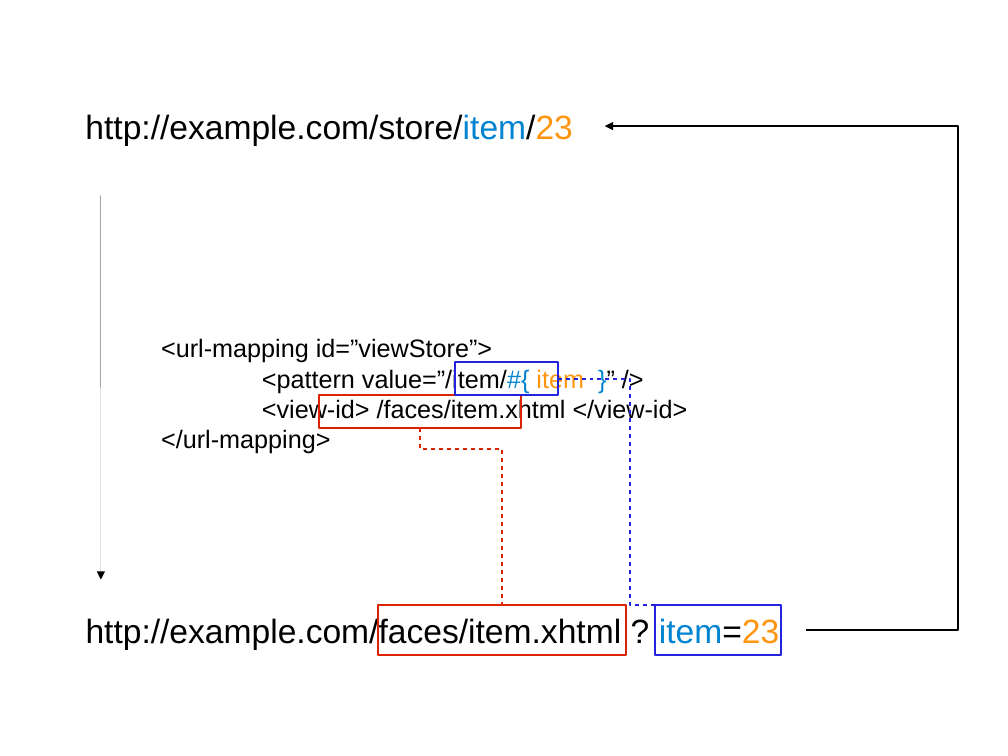
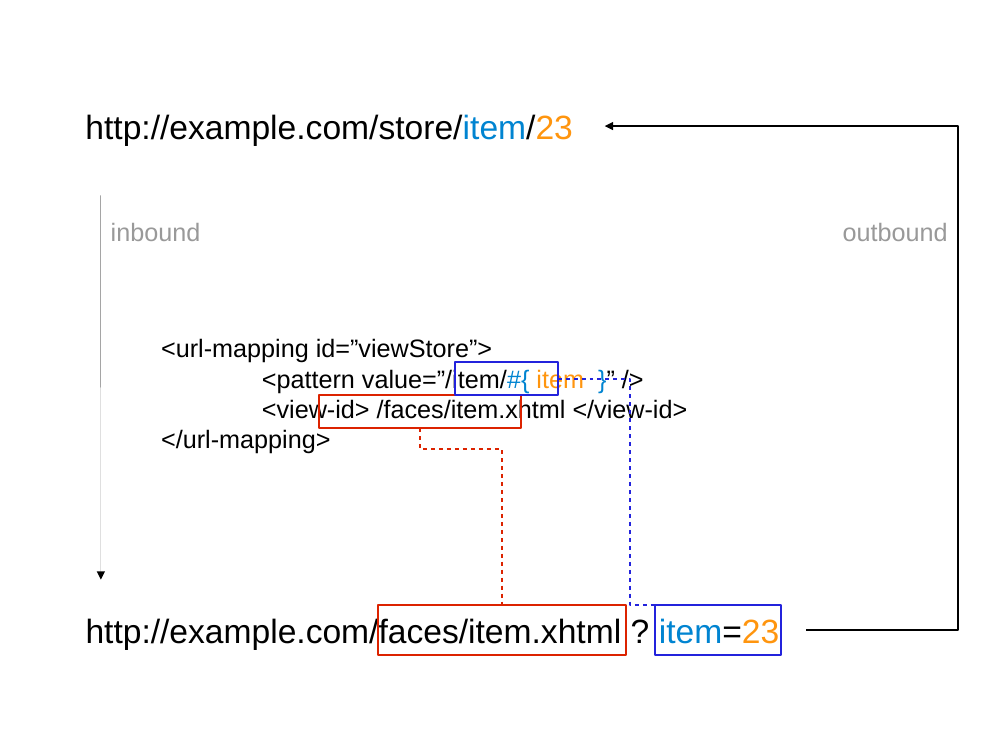
Before and after one commit to lincolnthree/talks, a slide deck: slide 64 of 2011_Beautiful_Java_EE_JAXConf.odp. Drawn at 1008x756 pixels with LibreOffice and Linux fonts; fonts in the diff are those of the drawing. Boxes give left, top, right and bottom in pixels: in the first picture for what was removed or moved away, otherwise in the second. Text is boxed around its words. In the diff, an @@ line names an element or a change of style, - is before the commit and + after.

Commit message:
added labels to rewrite slide

```diff
--- a/2011_Beautiful_Java_EE_JAXConf.odp
+++ b/2011_Beautiful_Java_EE_JAXConf.odp
@@ text added at [111, 223, 201, 241], 18 pt, text #999999 @@
+inbound
@@ text added at [843, 223, 948, 241], 18 pt, text #999999 @@
+outbound
```
